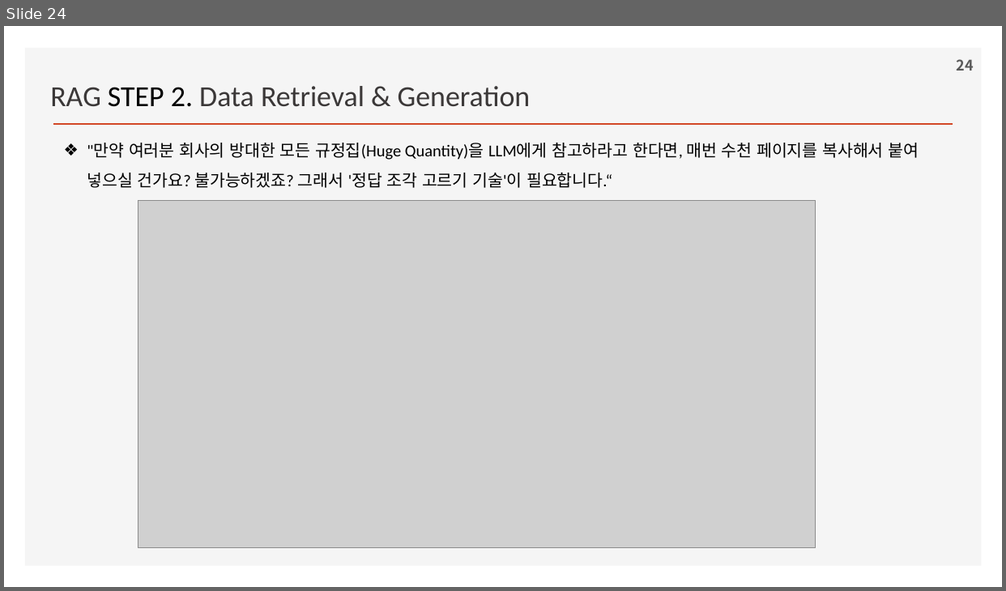
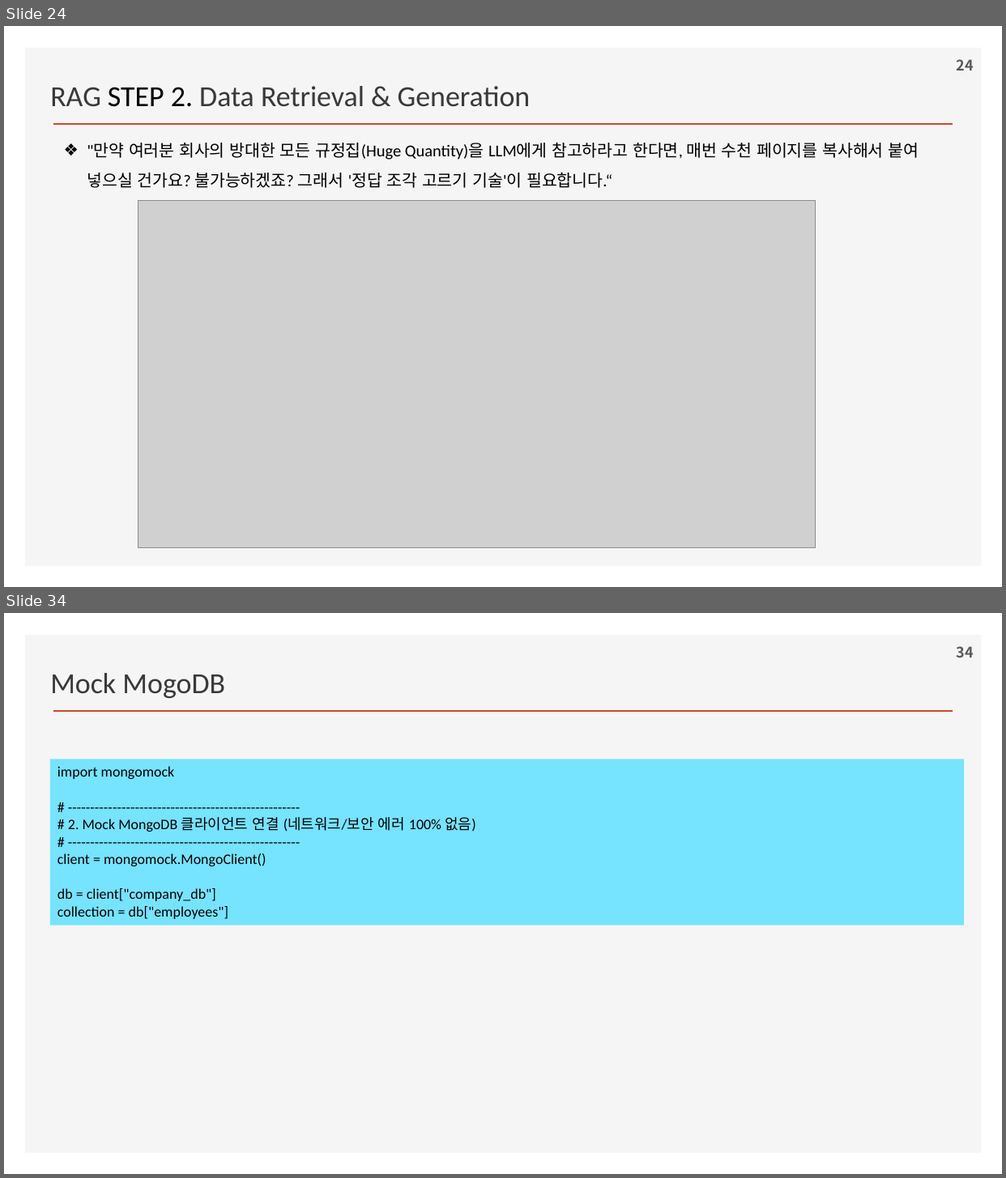
Before and after one commit to ancestor9/2026_Fall_Learning-Langchain-AI-Agent, a slide deck: ppts/CHAPTER 2 RAG Part I_Indexing Your Data.pptx. Shown one above the other, each under a label of ours: slide 24 before the commit, slides 24 and 34 after it; the slides between them are not shown. The pictures are 1006x591 and 1006x1178 pixels, drawn with LibreOffice and Linux fonts; fonts in the diff are those of the drawing; grey boxes stand for pictures; background and template pictures are left out. Boxes give left, top, right and bottom in pixels: in the first picture for what was removed or moved away, otherwise in the second. Text is boxed around its words. In the diff, an @@ line names an element or a change of style, - is before the commit and + after.

```diff
--- a/ppts/CHAPTER 2 RAG Part I_Indexing Your Data.pptx
+++ b/ppts/CHAPTER 2 RAG Part I_Indexing Your Data.pptx
@@ slide 34 added at [4,613,1002,1174], background #FFFFFF; not listed: 2 template elements that a slide beside it also shows @@
@@ page number added at [956,646,973,658], 14 pt, text #595959, bold @@
+34
@@ text added at [50,673,225,698], 28 pt, text #3B3838 @@
+Mock MogoDB
@@ rectangle added at [49,759,964,925], fill #76E3FF, 14 pt, text #000000 @@
+import mongomock
+# ----------------------------------------------------
+# 2. Mock MongoDB 클라이언트 연결 (네트워크/보안 에러 100% 없음)
+# ----------------------------------------------------
+client = mongomock.MongoClient()
+db = client["company_db"]
+collection = db["employees"]
```
Also in this commit, not shown: 9 other slides added.
